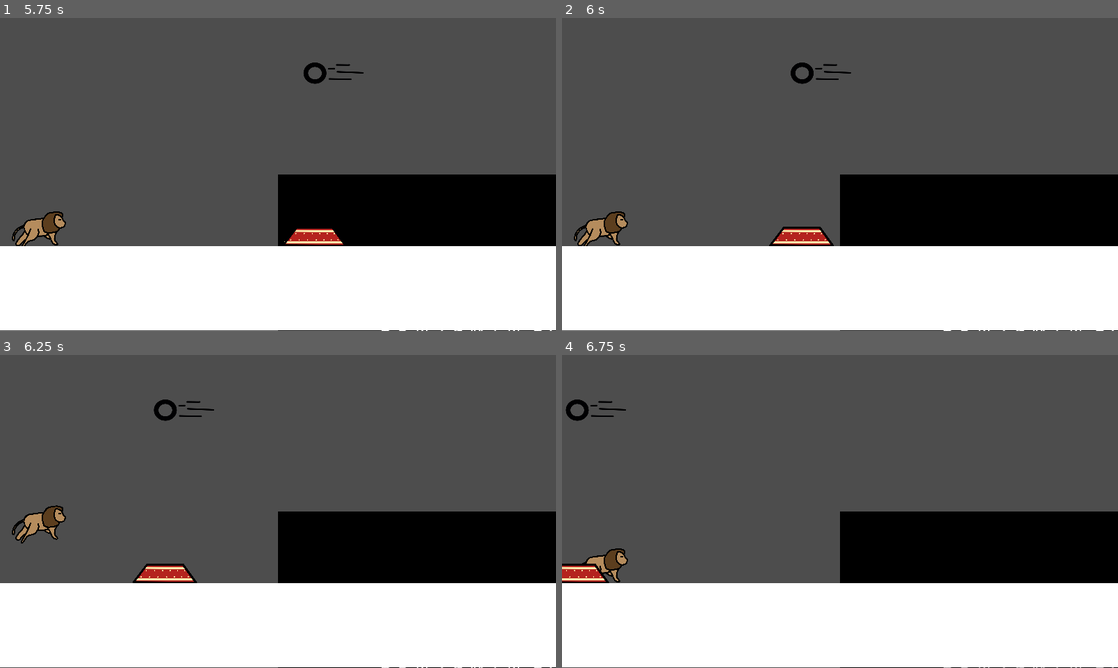
Above: before the commit, frames 1-4 (two rows, left to right).
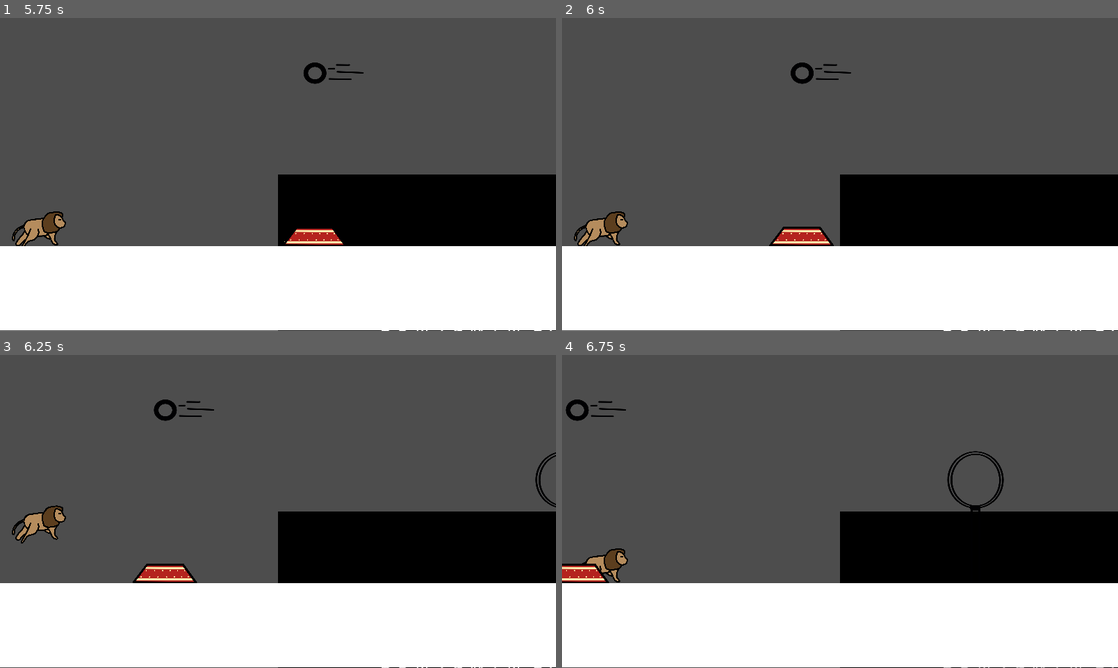
Above: after the commit, the same moments.

Repository: MotionForce/lionRun
Game: Godot game, scene res://assets/intro.tscn
The game is run twice, just before and just after one commit, with the same random seed, the same clock (stepped at 60 frames per second) and the same inputs.
Inputs:
- Up to frame 1 (5.75 s): tap Enter at 0.5 s; tap Space (Jump 1) at 0.77, 1.25, 1.52, 3.02, 3.77, 4.52 s
- Up to frame 2 (6 s): no input
- Up to frame 3 (6.25 s): tap Space (Jump 1) at 6.02 s
- Up to frame 4 (6.75 s): no input

Frames 1-2 are identical in both runs. In frame 3, 0.1% of the frame differs, in the area x 96-100%, y 31-49%; in frame 4, 0.3%, in the area x 69-80%, y 30-50%.
Error before the commit: Attempt to call function 'instantiate' in base 'null instance' on a null instance. (res://GameManager.gd:52)

Commit message:
fixed ring broken

Diff:
--- a/assets/prefabs/Ring.tscn
+++ b/assets/prefabs/Ring.tscn
@@ -26,6 +26,12 @@
 region_enabled = true
 region_rect = Rect2(156.16, 485.999, 58.7818, 373.973)
 
-[node name="CollisionShape2D" type="CollisionShape2D" parent="StaticBody2D"]
-position = Vector2(-3.96717, 447.428)
-shape = SubResource("RectangleShape2D_cx7ne")
+[node name="Minimal Jump" type="Node2D" parent="Sprite2D"]
+position = Vector2(0, 600)
+
+[node name="Area2D" type="Area2D" parent="Sprite2D"]
+
+[node name="CollisionShape2D" type="CollisionShape2D" parent="Sprite2D/Area2D"]
+position = Vector2(-21.0526, 593.103)
+scale = Vector2(1.31, 0.873)
+shape = SubResource("CircleShape2D_sk1xy")
